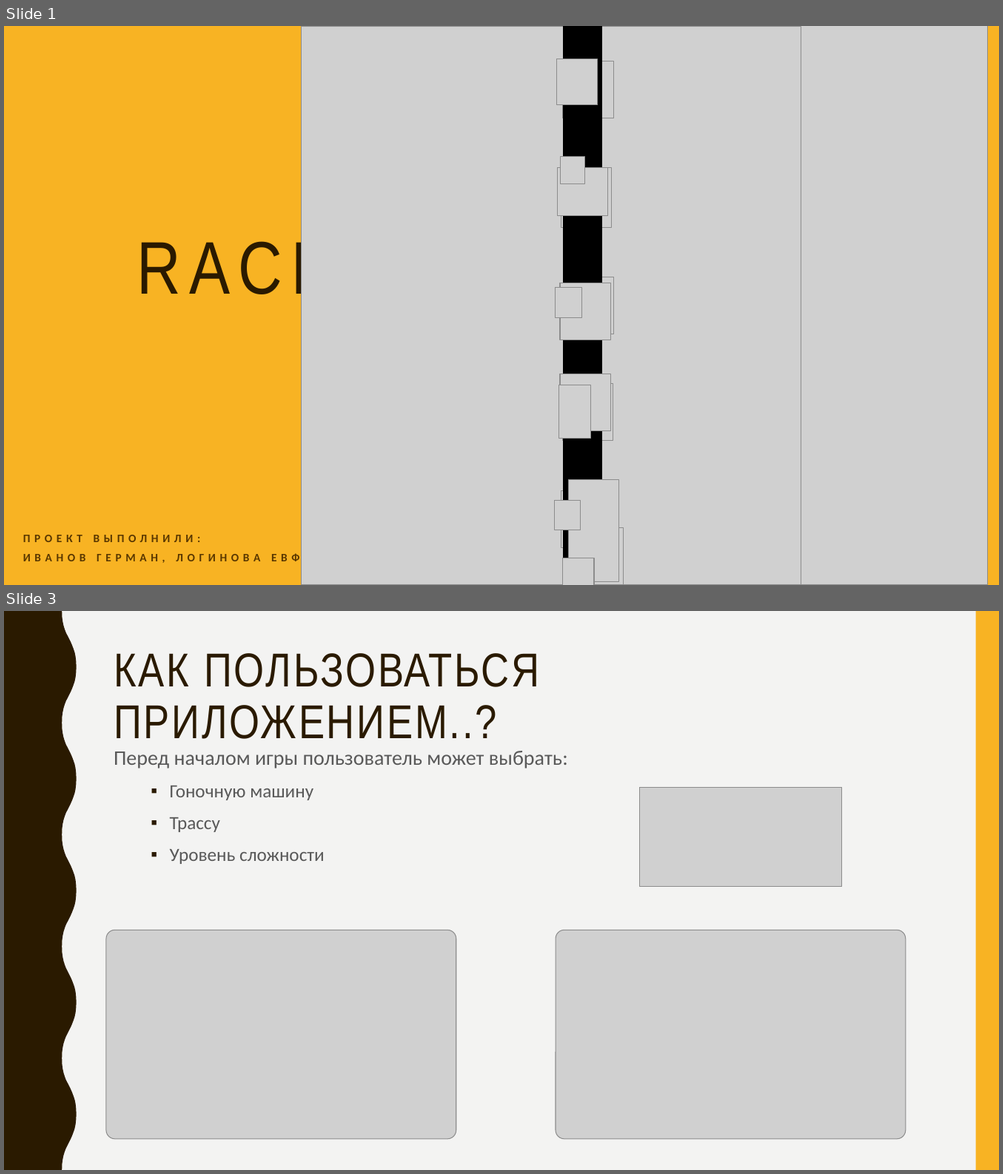
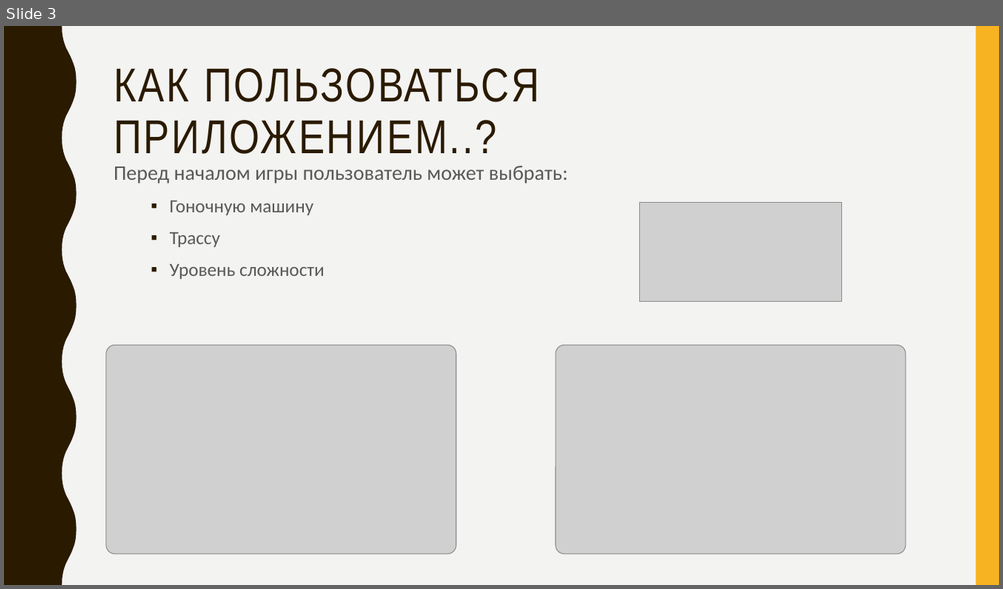
Before and after one commit to germanivanov0719/Racing, a slide deck: Docs/Racing.pptx. Shown one above the other, each under a label of ours: slides 1 and 3 before the commit, slide 3 after it; the slides between them are not shown. The pictures are 1003x1174 and 1003x589 pixels, drawn with LibreOffice and Linux fonts; fonts in the diff are those of the drawing; grey boxes stand for pictures; background and template pictures are left out. Boxes give left, top, right and bottom in pixels: in the first picture for what was removed or moved away, otherwise in the second. Text is boxed around its words. In the diff, an @@ line names an element or a change of style, - is before the commit and + after.

```diff
--- a/Docs/Racing.pptx
+++ b/Docs/Racing.pptx
@@ slide 1 removed at [4,26,999,585], background #F8B323 @@
@@ rectangle removed at [4,26,27,585] @@
@@ rectangle removed at [4,26,999,585] @@
@@ picture removed at [301,26,801,585] @@
@@ freeform shape removed at [556,26,987,585] @@
@@ rectangle removed at [563,26,602,582] @@
@@ picture removed at [572,26,691,585] @@
@@ picture removed at [622,26,987,585] @@
@@ picture removed at [557,59,597,106] @@
@@ picture removed at [563,61,614,118] @@
@@ picture removed at [560,156,584,184] @@
@@ picture removed at [557,168,608,215] @@
@@ picture removed at [560,168,612,227] @@
@@ title removed at [137,233,416,307] @@
-RACING
@@ picture removed at [555,288,581,318] @@
@@ picture removed at [560,284,611,340] @@
@@ picture removed at [563,278,614,335] @@
@@ picture removed at [560,375,611,432] @@
@@ picture removed at [558,386,590,440] @@
@@ picture removed at [563,384,614,442] @@
@@ picture removed at [560,491,616,548] @@
@@ picture removed at [568,480,619,582] @@
@@ picture removed at [555,500,580,530] @@
@@ subtitle removed at [23,535,377,565] @@
-ПРОЕКТ ВЫПОЛНИЛИ:
-ИВАНОВ ГЕРМАН, ЛОГИНОВА ЕВФРОСИНИЯ
@@ picture removed at [572,528,623,585] @@
@@ picture removed at [562,559,595,585] @@
```
Also in this commit, not shown: 4 slides changed, 1 slide added.
